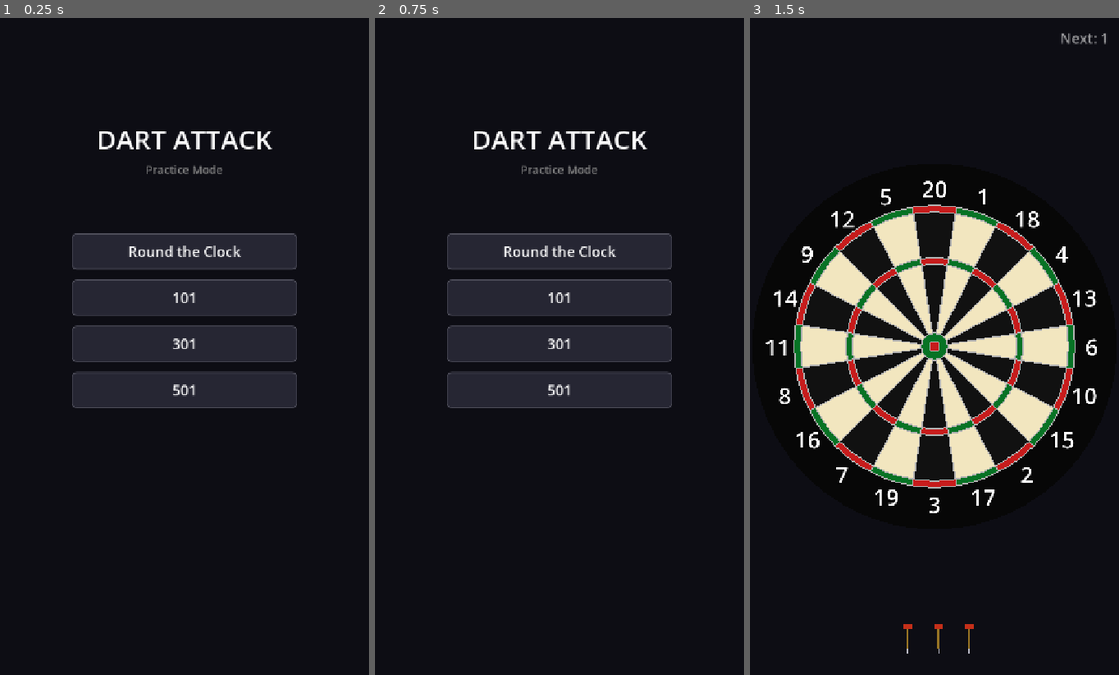
Above: before the commit, frames 1-3 (left to right).
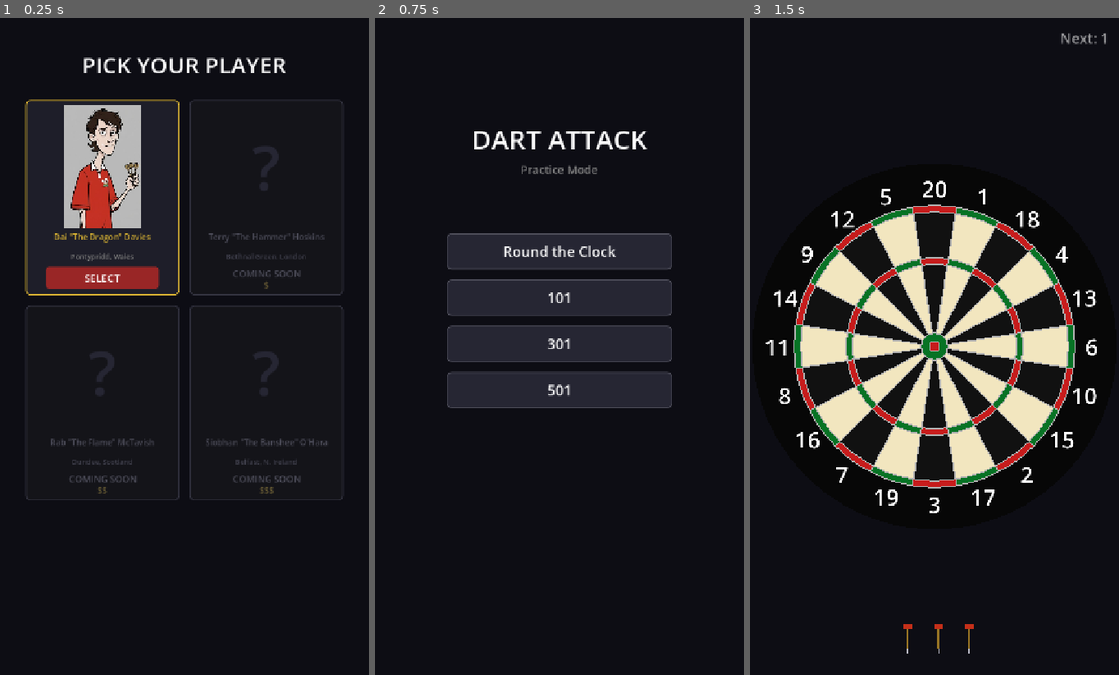
Above: after the commit, the same moments.

Repository: richardbowman123/dart-attack
Game: Godot game, scene res://scenes/character_select.tscn
The game is run twice, just before and just after one commit, with the same random seed, the same clock (stepped at 60 frames per second) and the same inputs. Before the commit the project starts from res://scenes/menu.tscn.
Inputs (mouse positions are in pixels of both pictures, inside the frame that each line leads up to):
- Up to frame 1 (0.25 s): no input
- Up to frame 2 (0.75 s): click (478, 280) at 0.5 s, where only the run after the commit has a clickable "SELECT"
- Up to frame 3 (1.5 s): click "Round the Clock" at 1.25 s

The runs differ from the first frame. In frame 1, 19% of the frame differs, in the area x 6-93%, y 6-74%; in frame 2, nothing differs; in frame 3, nothing differs.

Commit message:
Add character select screen with Dai and three locked placeholders
Pick your player screen shows before game mode select. Dai The Dragon
Davies is selectable with his profile image. Three other characters
shown as locked Coming Soon cards with escalating price hints.

Co-Authored-By: Claude Opus 4.6 <noreply@anthropic.com>

Diff:
--- a/project.godot
+++ b/project.godot
@@ -11,7 +11,7 @@
 [application]
 
 config/name="Dart Attack"
-run/main_scene="res://scenes/menu.tscn"
+run/main_scene="res://scenes/character_select.tscn"
 config/features=PackedStringArray("4.6")
 
 [autoload]
--- /dev/null
+++ b/scenes/character_select.tscn
@@ -0,0 +1,12 @@
+[gd_scene load_steps=2 format=3]
+
+[ext_resource type="Script" path="res://scripts/character_select.gd" id="1"]
+
+[node name="CharacterSelect" type="Control"]
+layout_mode = 3
+anchors_preset = 15
+anchor_right = 1.0
+anchor_bottom = 1.0
+grow_horizontal = 2
+grow_vertical = 2
+script = ExtResource("1")
--- /dev/null
+++ b/scripts/character_select.gd
@@ -0,0 +1,205 @@
+extends Control
+
+const CARD_W := 300.0
+const CARD_H := 380.0
+const CARD_GAP := 20.0
+
+func _ready() -> void:
+	_build_screen()
+
+func _build_screen() -> void:
+	# Dark background
+	var bg := ColorRect.new()
+	bg.color = Color(0.05, 0.05, 0.08)
+	bg.set_anchors_preset(Control.PRESET_FULL_RECT)
+	add_child(bg)
+
+	# "Pick your player" title
+	var title := Label.new()
+	title.text = "PICK YOUR PLAYER"
+	title.add_theme_font_size_override("font_size", 44)
+	title.add_theme_color_override("font_color", Color.WHITE)
+	title.horizontal_alignment = HORIZONTAL_ALIGNMENT_CENTER
+	title.position = Vector2(0, 60)
+	title.size = Vector2(720, 60)
+	add_child(title)
+
+	# 2x2 grid of character cards
+	var grid_left := (720.0 - (CARD_W * 2 + CARD_GAP)) / 2.0
+	var grid_top := 160.0
+
+	# Row 1
+	_add_character_card(
+		Vector2(grid_left, grid_top),
+		"Dai \"The Dragon\" Davies", "Pontypridd, Wales",
+		"res://Dai The Dragon Davies 16 profile.jpg"
+	)
+	_add_locked_card(
+		Vector2(grid_left + CARD_W + CARD_GAP, grid_top),
+		"Terry \"The Hammer\" Hoskins", "Bethnal Green, London",
+		"$"
+	)
+
+	# Row 2
+	_add_locked_card(
+		Vector2(grid_left, grid_top + CARD_H + CARD_GAP),
+		"Rab \"The Flame\" McTavish", "Dundee, Scotland",
+		"$$"
+	)
+	_add_locked_card(
+		Vector2(grid_left + CARD_W + CARD_GAP, grid_top + CARD_H + CARD_GAP),
+		"Siobhan \"The Banshee\" O'Hara", "Belfast, N. Ireland",
+		"$$$"
+	)
+
+func _add_character_card(pos: Vector2, char_name: String, origin: String, image_path: String) -> void:
+	var card := Panel.new()
+	card.position = pos
+	card.size = Vector2(CARD_W, CARD_H)
+
+	var card_style := StyleBoxFlat.new()
+	card_style.bg_color = Color(0.12, 0.12, 0.16)
+	card_style.corner_radius_top_left = 8
+	card_style.corner_radius_top_right = 8
+	card_style.corner_radius_bottom_left = 8
+	card_style.corner_radius_bottom_right = 8
+	card_style.border_width_left = 2
+	card_style.border_width_right = 2
+	card_style.border_width_top = 2
+	card_style.border_width_bottom = 2
+	card_style.border_color = Color(0.85, 0.7, 0.2)
+	card.add_theme_stylebox_override("panel", card_style)
+	add_child(card)
+
+	# Portrait image
+	var portrait := TextureRect.new()
+	var img := Image.load_from_file(image_path)
+	var tex := ImageTexture.create_from_image(img)
+	portrait.texture = tex
+	portrait.expand_mode = TextureRect.EXPAND_FIT_WIDTH_PROPORTIONAL
+	portrait.stretch_mode = TextureRect.STRETCH_KEEP_ASPECT_CENTERED
+	portrait.position = Vector2(15, 10)
+	portrait.size = Vector2(CARD_W - 30, 240)
+	card.add_child(portrait)
+
+	# Name
+	var name_label := Label.new()
+	name_label.text = char_name
+	name_label.add_theme_font_size_override("font_size", 16)
+	name_label.add_theme_color_override("font_color", Color(0.85, 0.7, 0.2))
+	name_label.horizontal_alignment = HORIZONTAL_ALIGNMENT_CENTER
+	name_label.autowrap_mode = TextServer.AUTOWRAP_WORD
+	name_label.position = Vector2(5, 255)
+	name_label.size = Vector2(CARD_W - 10, 40)
+	card.add_child(name_label)
+
+	# Origin
+	var origin_label := Label.new()
+	origin_label.text = origin
+	origin_label.add_theme_font_size_override("font_size", 14)
+	origin_label.add_theme_color_override("font_color", Color(0.5, 0.5, 0.5))
+	origin_label.horizontal_alignment = HORIZONTAL_ALIGNMENT_CENTER
+	origin_label.position = Vector2(5, 295)
+	origin_label.size = Vector2(CARD_W - 10, 25)
+	card.add_child(origin_label)
+
+	# Select button
+	var btn := Button.new()
+	btn.text = "SELECT"
+	btn.position = Vector2(40, CARD_H - 55)
+	btn.size = Vector2(CARD_W - 80, 42)
+	btn.add_theme_font_size_override("font_size", 20)
+
+	var normal_style := StyleBoxFlat.new()
+	normal_style.bg_color = Color(0.6, 0.15, 0.15)
+	normal_style.corner_radius_top_left = 6
+	normal_style.corner_radius_top_right = 6
+	normal_style.corner_radius_bottom_left = 6
+	normal_style.corner_radius_bottom_right = 6
+	btn.add_theme_stylebox_override("normal", normal_style)
+
+	var hover_style := normal_style.duplicate()
+	hover_style.bg_color = Color(0.75, 0.2, 0.2)
+	btn.add_theme_stylebox_override("hover", hover_style)
+
+	var pressed_style := normal_style.duplicate()
+	pressed_style.bg_color = Color(0.85, 0.25, 0.25)
+	btn.add_theme_stylebox_override("pressed", pressed_style)
+
+	btn.add_theme_color_override("font_color", Color.WHITE)
+	btn.pressed.connect(_on_select_pressed)
+	card.add_child(btn)
+
+func _add_locked_card(pos: Vector2, char_name: String, origin: String, price: String) -> void:
+	var card := Panel.new()
+	card.position = pos
+	card.size = Vector2(CARD_W, CARD_H)
+
+	var card_style := StyleBoxFlat.new()
+	card_style.bg_color = Color(0.08, 0.08, 0.1)
+	card_style.corner_radius_top_left = 8
+	card_style.corner_radius_top_right = 8
+	card_style.corner_radius_bottom_left = 8
+	card_style.corner_radius_bottom_right = 8
+	card_style.border_width_left = 2
+	card_style.border_width_right = 2
+	card_style.border_width_top = 2
+	card_style.border_width_bottom = 2
+	card_style.border_color = Color(0.2, 0.2, 0.25)
+	card.add_theme_stylebox_override("panel", card_style)
+	add_child(card)
+
+	# Silhouette placeholder — question mark
+	var silhouette := Label.new()
+	silhouette.text = "?"
+	silhouette.add_theme_font_size_override("font_size", 120)
+	silhouette.add_theme_color_override("font_color", Color(0.15, 0.15, 0.2))
+	silhouette.horizontal_alignment = HORIZONTAL_ALIGNMENT_CENTER
+	silhouette.vertical_alignment = VERTICAL_ALIGNMENT_CENTER
+	silhouette.position = Vector2(0, 30)
+	silhouette.size = Vector2(CARD_W, 200)
+	card.add_child(silhouette)
+
+	# Name (dimmed)
+	var name_label := Label.new()
+	name_label.text = char_name
+	name_label.add_theme_font_size_override("font_size", 16)
+	name_label.add_theme_color_override("font_color", Color(0.3, 0.3, 0.35))
+	name_label.horizontal_alignment = HORIZONTAL_ALIGNMENT_CENTER
+	name_label.autowrap_mode = TextServer.AUTOWRAP_WORD
+	name_label.position = Vector2(5, 255)
+	name_label.size = Vector2(CARD_W - 10, 40)
+	card.add_child(name_label)
+
+	# Origin (dimmed)
+	var origin_label := Label.new()
+	origin_label.text = origin
+	origin_label.add_theme_font_size_override("font_size", 14)
+	origin_label.add_theme_color_override("font_color", Color(0.25, 0.25, 0.3))
+	origin_label.horizontal_alignment = HORIZONTAL_ALIGNMENT_CENTER
+	origin_label.position = Vector2(5, 295)
+	origin_label.size = Vector2(CARD_W - 10, 25)
+	card.add_child(origin_label)
+
+	# "Coming Soon" label instead of button
+	var coming := Label.new()
+	coming.text = "COMING SOON"
+	coming.add_theme_font_size_override("font_size", 18)
+	coming.add_theme_color_override("font_color", Color(0.3, 0.3, 0.35))
+	coming.horizontal_alignment = HORIZONTAL_ALIGNMENT_CENTER
+	coming.position = Vector2(0, CARD_H - 55)
+	coming.size = Vector2(CARD_W, 25)
+	card.add_child(coming)
+
+	# Price indicator
+	var price_label := Label.new()
+	price_label.text = price
+	price_label.add_theme_font_size_override("font_size", 16)
+	price_label.add_theme_color_override("font_color", Color(0.4, 0.35, 0.2))
+	price_label.horizontal_alignment = HORIZONTAL_ALIGNMENT_CENTER
+	price_label.position = Vector2(0, CARD_H - 32)
+	price_label.size = Vector2(CARD_W, 22)
+	card.add_child(price_label)
+
+func _on_select_pressed() -> void:
+	get_tree().change_scene_to_file("res://scenes/menu.tscn")
Not shown, changed: docs/index.html
Not shown, changed: docs/index.pck
